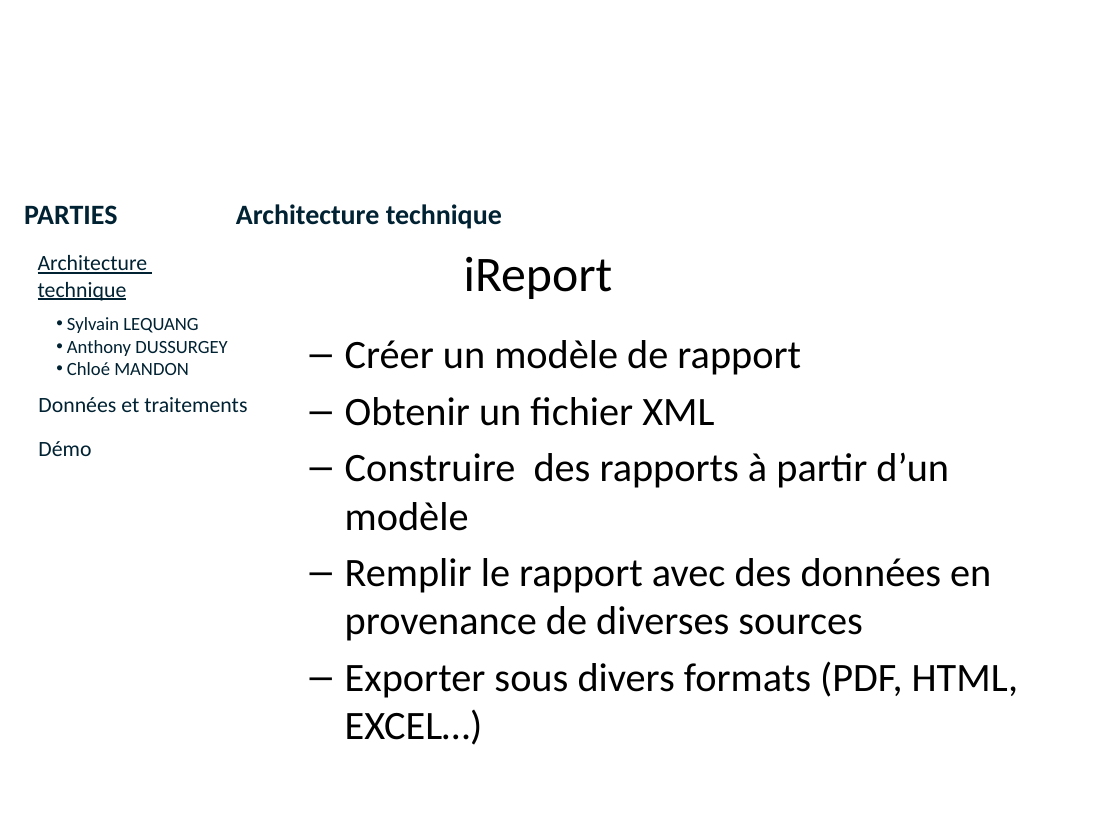
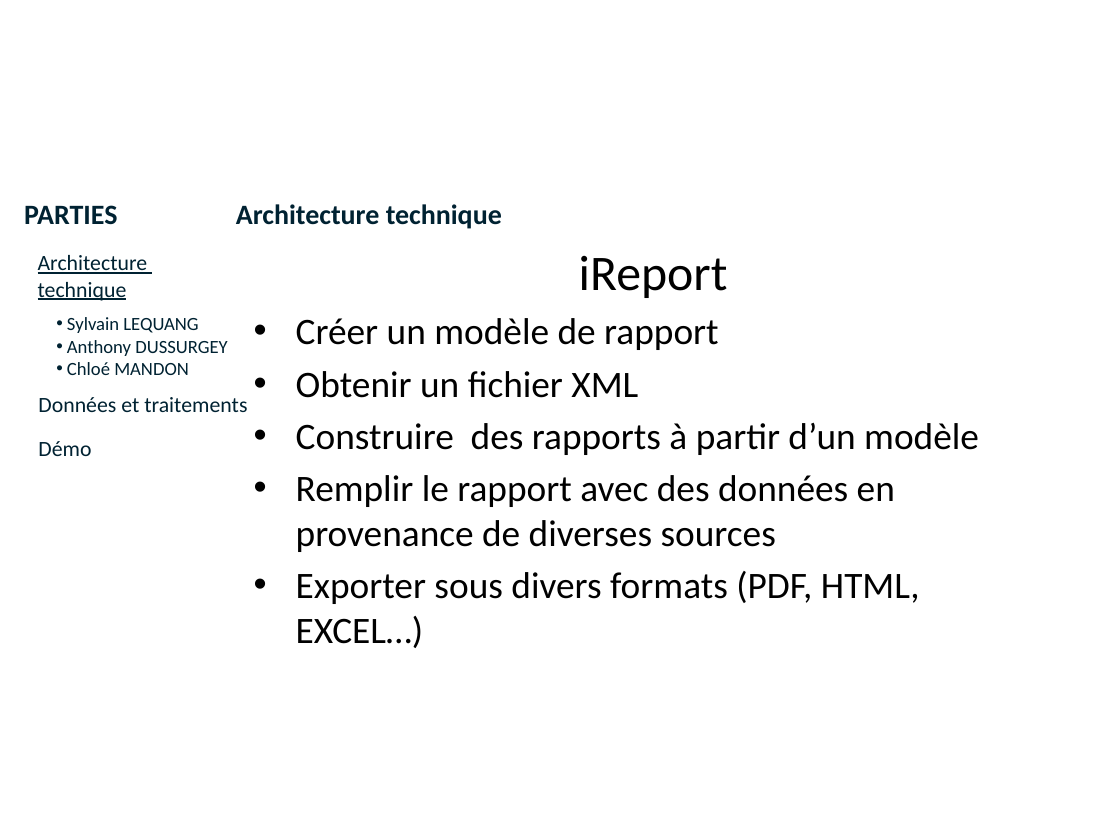
Before and after one commit to lobtec/dartiesgroupe2, a slide deck: slide 3 of PROJET/Soutenance Finale/slides_Architecture_Restitution.pptx. Drawn at 1120x840 pixels with LibreOffice and Linux fonts; fonts in the diff are those of the drawing; background and template pictures are left out. Boxes give left, top, right and bottom in pixels: in the first picture for what was removed or moved away, otherwise in the second. Text is boxed around its words. In the diff, an @@ line names an element or a change of style, - is before the commit and + after.

```diff
--- a/PROJET/Soutenance Finale/slides_Architecture_Restitution.pptx
+++ b/PROJET/Soutenance Finale/slides_Architecture_Restitution.pptx
@@ text "iReport" moved from (x1=345, y1=340, x2=1018, y2=745) to (x1=296, y1=255, x2=979, y2=648) @@
@@ text removed at (x1=464, y1=256, x2=613, y2=299) @@
-  iReport
@@ text at (x1=579, y1=255, x2=728, y2=298): paragraph added @@
+iReport
@@ text at (x1=296, y1=318, x2=979, y2=648): size 25.9 to 24 pt; bullet – to •; list level 2 to 1 in "Créer un modèle de rapport"; list level 2 to 1 in "Obtenir un fichier XML"; list level 2 to 1 in "Construire des rapports à partir ..."; list level 2 to 1 in "Remplir le rapport avec des ..."; list level 2 to 1 in "Exporter sous divers formats (PDF, ..." @@
```
Also in this commit, not shown: 10 other slides changed.
